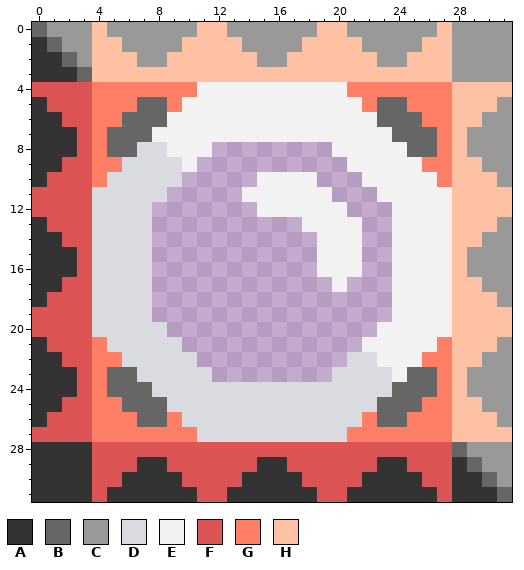
Pixel-art sprite: sprites/blocks/crafting/friction-melter.png. That is the earlier state.
The file is 32x32 pixels.
Palette (. is transparent): A #333333  B #666666  C #999999  D #dadbe1  E #f2f2f2  F #dd5454  G #ff7f66  H #ffc1a3
Once edited:
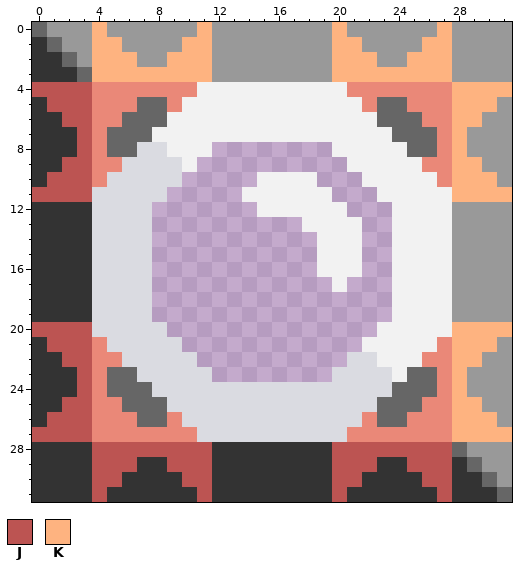
Colours new in this view: J #bc5452  K #feb380
Diff:
colour G: #ff7f66 -> #ea8878
y 0: x 4 H -> K; x 11..12 HH -> KC; x 19..20 HH -> CK; x 27 H -> K
y 1: x 4..5 HH -> KK; x 10..13 HHHH -> KKCC; x 18..21 HHHH -> CCKK; x 26..27 HH -> KK
y 2: x 4..6 HHH -> KKK; x 9..14 HHHHHH -> KKKCCC; x 17..22 HHHHHH -> CCCKKK; x 25..27 HHH -> KKK
y 3: x 4..27 HHHHHHHHHHHHHHHHHHHHHHHH -> KKKKKKKKCCCCCCCCKKKKKKKK
y 4: x 0..3 FFFF -> JJJJ; x 28..31 HHHH -> KKKK
y 5: x 1..3 FFF -> JJJ; x 28..30 HHH -> KKK
y 6: x 2..3 FF -> JJ; x 28..29 HH -> KK
y 7..8: x 3 F -> J; x 28 H -> K
y 9: x 2..3 FF -> JJ; x 28..29 HH -> KK
y 10: x 1..3 FFF -> JJJ; x 28..30 HHH -> KKK
y 11: x 0..3 FFFF -> JJJJ; x 28..31 HHHH -> KKKK
y 12: x 0..3 FFFF -> AAAA; x 28..31 HHHH -> CCCC
y 13: x 1..3 FFF -> AAA; x 28..30 HHH -> CCC
y 14: x 2..3 FF -> AA; x 28..29 HH -> CC
y 15..16: x 3 F -> A; x 28 H -> C
y 17: x 2..3 FF -> AA; x 28..29 HH -> CC
y 18: x 1..3 FFF -> AAA; x 28..30 HHH -> CCC
y 19: x 0..3 FFFF -> AAAA; x 28..31 HHHH -> CCCC
y 20: x 0..3 FFFF -> JJJJ; x 28..31 HHHH -> KKKK
y 21: x 1..3 FFF -> JJJ; x 28..30 HHH -> KKK
y 22: x 2..3 FF -> JJ; x 28..29 HH -> KK
y 23..24: x 3 F -> J; x 28 H -> K
y 25: x 2..3 FF -> JJ; x 28..29 HH -> KK
y 26: x 1..3 FFF -> JJJ; x 28..30 HHH -> KKK
y 27: x 0..3 FFFF -> JJJJ; x 28..31 HHHH -> KKKK
y 28: x 4..27 FFFFFFFFFFFFFFFFFFFFFFFF -> JJJJJJJJAAAAAAAAJJJJJJJJ
y 29: x 4..6 FFF -> JJJ; x 9..14 FFFFFF -> JJJAAA; x 17..22 FFFFFF -> AAAJJJ; x 25..27 FFF -> JJJ
y 30: x 4..5 FF -> JJ; x 10..13 FFFF -> JJAA; x 18..21 FFFF -> AAJJ; x 26..27 FF -> JJ
y 31: x 4 F -> J; x 11..12 FF -> JA; x 19..20 FF -> AJ; x 27 F -> J
Pixel boxes of the changes (left, top, right, bottom) in both pictures:
changed: (32, 22, 512, 502)
